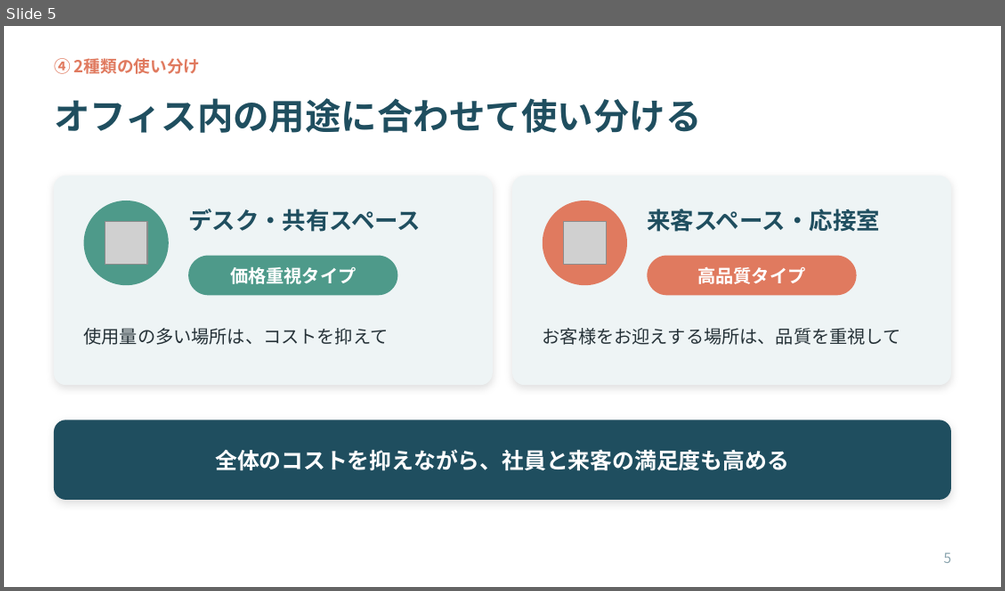
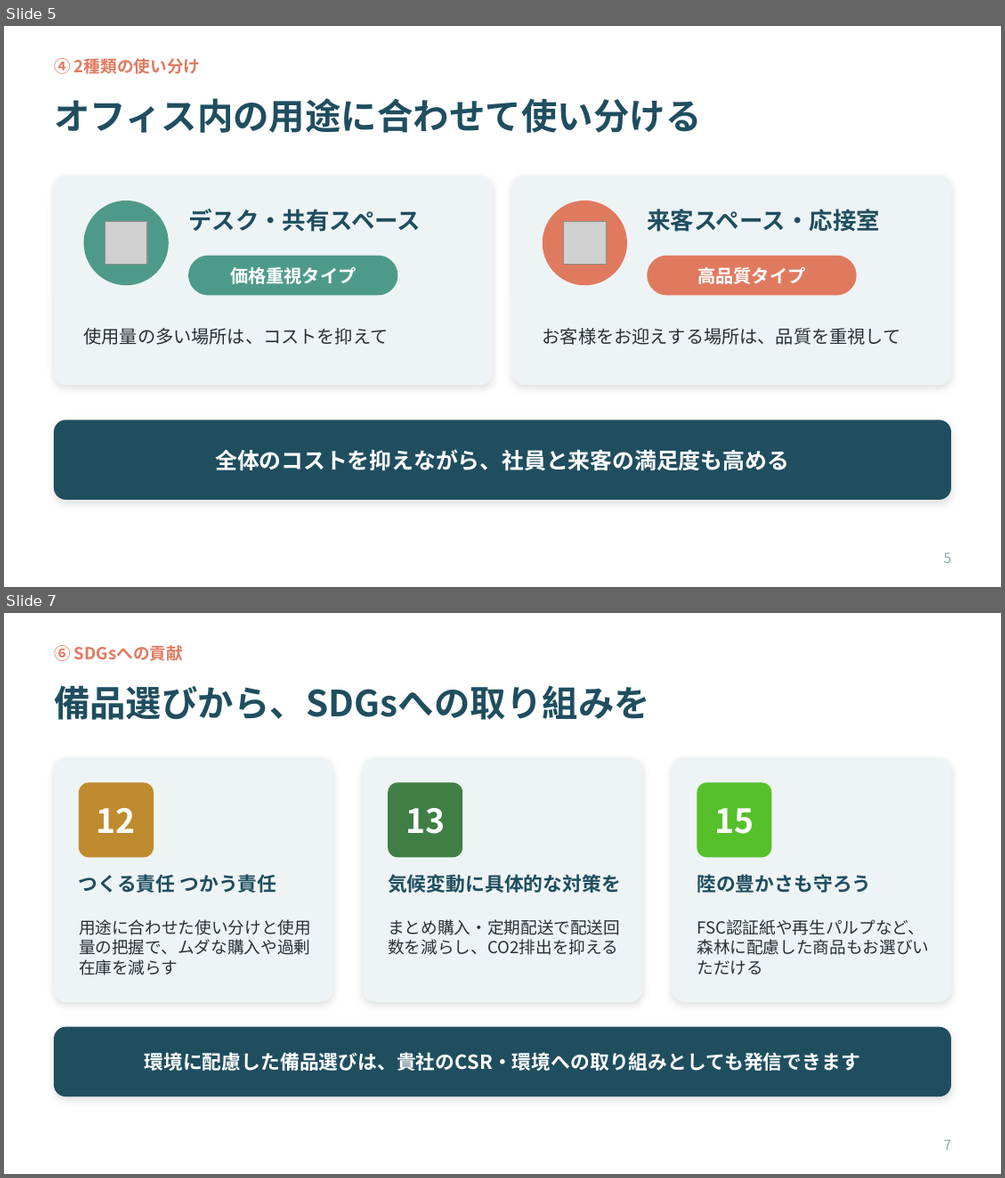
Before and after one commit to ha19870907-a11y/turbo-disco, a slide deck: tissue_sales_roleplay.pptx. Shown one above the other, each under a label of ours: slide 5 before the commit, slides 5 and 7 after it; the slides between them are not shown. The pictures are 1005x591 and 1005x1178 pixels, drawn with LibreOffice and Linux fonts; fonts in the diff are those of the drawing; grey boxes stand for pictures. Boxes give left, top, right and bottom in pixels: in the first picture for what was removed or moved away, otherwise in the second. Text is boxed around its words. In the diff, an @@ line names an element or a change of style, - is before the commit and + after.

```diff
--- a/tissue_sales_roleplay.pptx
+++ b/tissue_sales_roleplay.pptx
@@ slide 7 added at box(4, 613, 1001, 1174), background #FFFFFF @@
@@ text added at box(54, 645, 183, 661), 12 pt, text #E07A5F, bold @@
+⑥ SDGsへの貢献
@@ title added at box(54, 685, 650, 720), 26 pt, text #1F4E5F, bold @@
+備品選びから、SDGsへの取り組みを
@@ rounded rectangle added at box(54, 757, 333, 1002), fill #EEF4F5 @@
@@ rounded rectangle added at box(363, 757, 642, 1002), fill #EEF4F5 @@
@@ rounded rectangle added at box(672, 757, 951, 1002), fill #EEF4F5 @@
@@ rounded rectangle added at box(79, 782, 154, 857), fill #BF8B2E @@
@@ rounded rectangle added at box(388, 782, 462, 857), fill #3F7E44 @@
@@ rounded rectangle added at box(696, 782, 771, 857), fill #56C02B @@
@@ text added at box(97, 808, 136, 833), 24 pt, text #FFFFFF, bold @@
+12
@@ text added at box(405, 808, 445, 834), 24 pt, text #FFFFFF, bold @@
+13
@@ text added at box(714, 808, 753, 834), 24 pt, text #FFFFFF, bold @@
+15
@@ text added at box(79, 874, 277, 892), 14 pt, text #1F4E5F, bold @@
+つくる責任 つかう責任
@@ text added at box(388, 874, 621, 892), 14 pt, text #1F4E5F, bold @@
+気候変動に具体的な対策を
@@ text added at box(696, 874, 871, 892), 14 pt, text #1F4E5F, bold @@
+陸の豊かさも守ろう
@@ text added at box(79, 919, 311, 975), 12 pt, text #263238 @@
+用途に合わせた使い分けと使用量の把握で、ムダな購入や過剰在庫を減らす
@@ text added at box(388, 919, 620, 955), 12 pt, text #263238 @@
+まとめ購入・定期配送で配送回数を減らし、CO2排出を抑える
@@ text added at box(696, 919, 929, 974), 12 pt, text #263238 @@
+FSC認証紙や再生パルプなど、森林に配慮した商品もお選びいただける
@@ rounded rectangle added at box(54, 1027, 951, 1096), fill #1F4E5F @@
@@ text added at box(145, 1052, 860, 1070), 14 pt, text #FFFFFF, bold @@
+環境に配慮した備品選びは、貴社のCSR・環境への取り組みとしても発信できます
@@ page number added at box(944, 1139, 952, 1150), 10 pt, text #8AA4AE @@
+7
```
Also in this commit, not shown: 2 slides changed, 1 other slide added.
